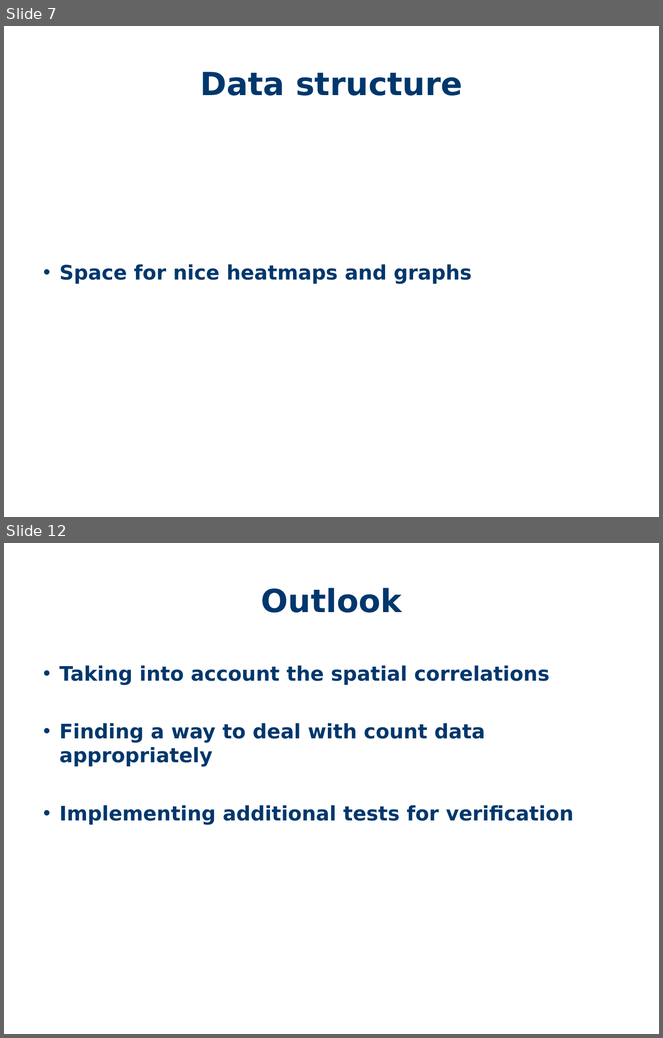
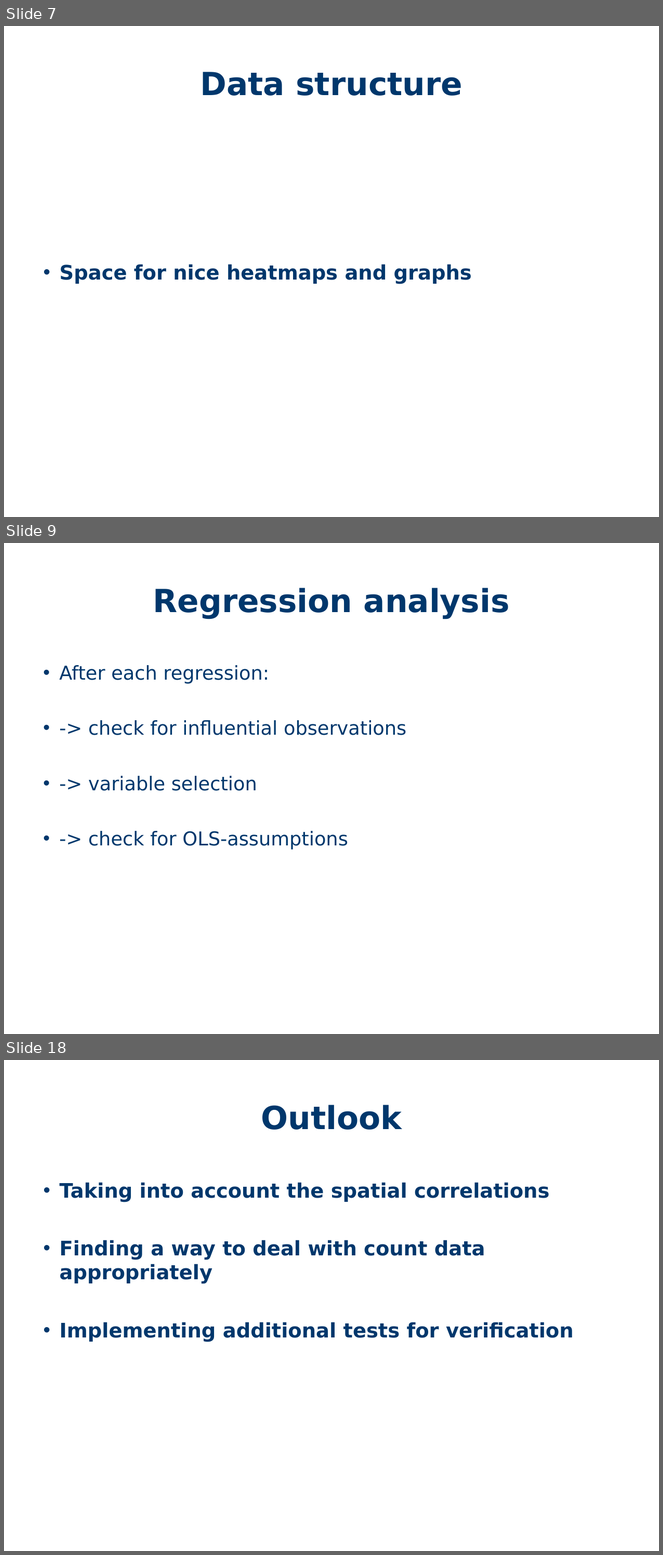
Before and after one commit to PetraBurdejova/spl2018take2, a slide deck: SPL.ppt. Shown one above the other, each under a label of ours: slides 7 and 12 before the commit, slides 7, 9 and 18 after it; the slides between them are not shown. The pictures are 663x1038 and 663x1555 pixels, drawn with LibreOffice and Linux fonts; fonts in the diff are those of the drawing; background and template pictures are left out. Boxes give left, top, right and bottom in pixels: in the first picture for what was removed or moved away, otherwise in the second. Text is boxed around its words. In the diff, an @@ line names an element or a change of style, - is before the commit and + after.

```diff
--- a/SPL.ppt
+++ b/SPL.ppt
@@ slide 9 added at <box>4,543,659,1034</box>, background #FFFFFF @@
@@ title added at <box>153,588,510,618</box>, 35 pt, text #00376C, bold @@
+Regression analysis
@@ text added at <box>59,665,406,850</box>, 21 pt, text #00376C @@
+• After each regression:
+• -> check for influential observations
+• -> variable selection
+• -> check for OLS-assumptions
@@ what was slide 12 is now slide 18 @@
```
Also in this commit, not shown: 1 slide changed, 7 other slides added, 2 slides removed.
